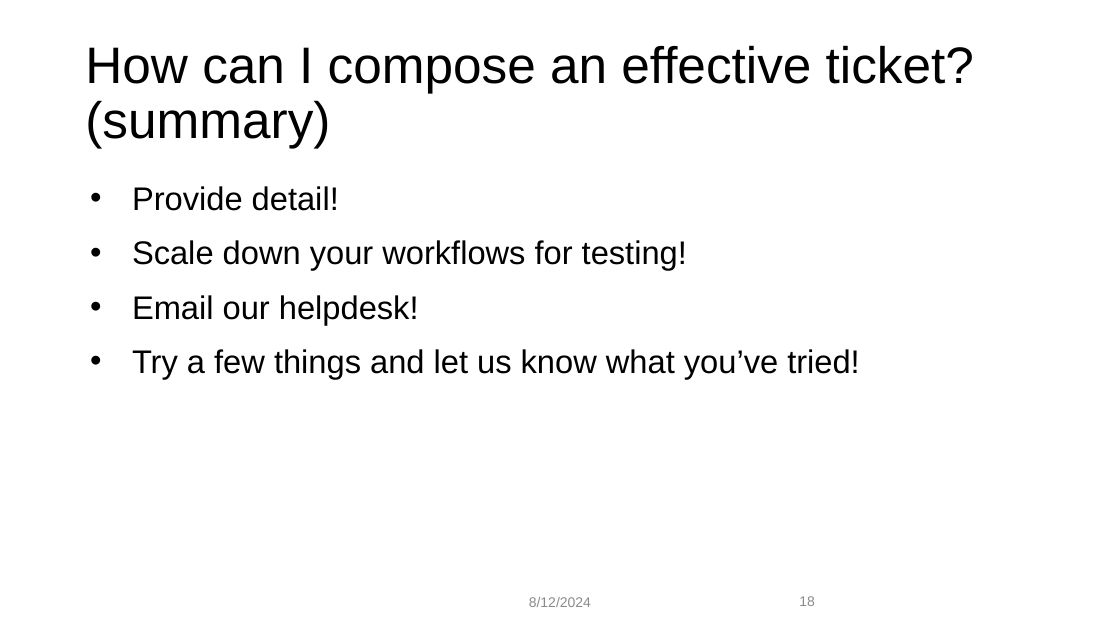
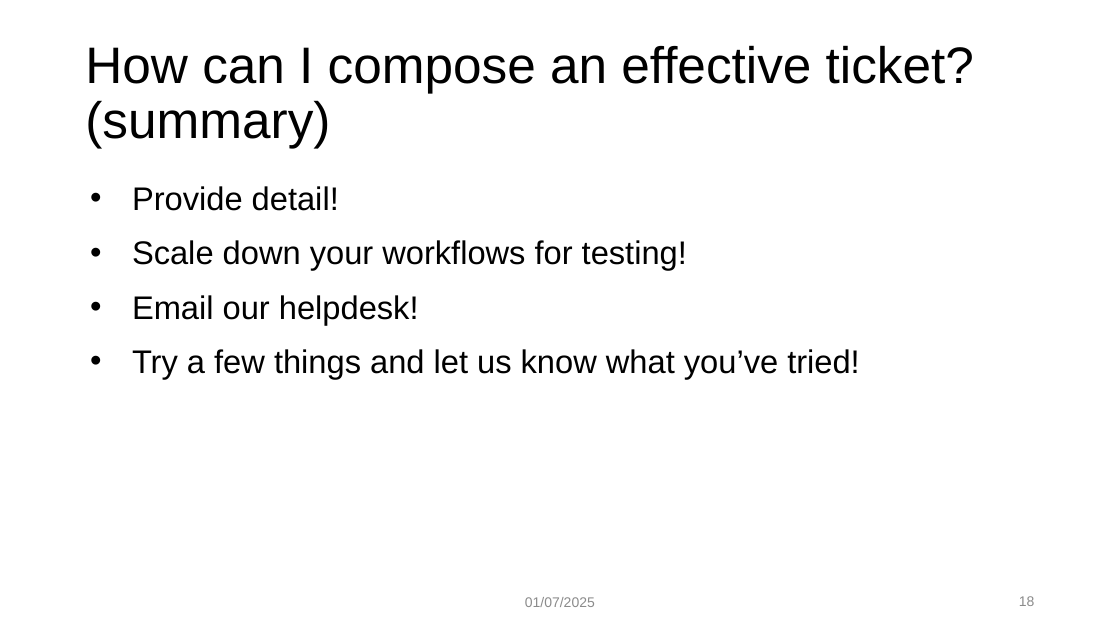
Before and after one commit to mohalkh5/hpc_fundamentals_micro_credential, a slide deck: slide 18 of asking_for_help/getting_help_curc.pptx. Drawn at 1120x630 pixels with LibreOffice and Linux fonts; fonts in the diff are those of the drawing; background and template pictures are left out. Boxes give left, top, right and bottom in pixels: in the first picture for what was removed or moved away, otherwise in the second. Text is boxed around its words. In the diff, an @@ line names an element or a change of style, - is before the commit and + after.

```diff
--- a/asking_for_help/getting_help_curc.pptx
+++ b/asking_for_help/getting_help_curc.pptx
@@ text at (x1=525, y1=597, x2=595, y2=607): text changed @@
-8/12/2024
+01/07/2025
@@ page number at (x1=1019, y1=596, x2=1035, y2=606): alignment left to right @@
```
Also in this commit, not shown: 18 other slides changed, 1 slide added, 2 slides removed, 1 other file.
